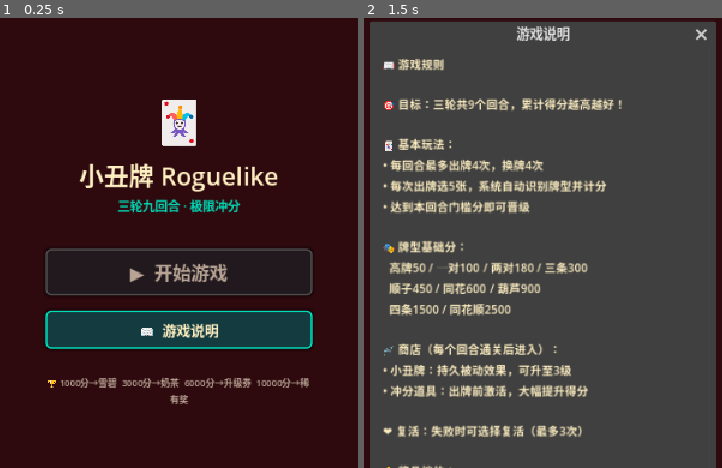
Above: before the commit, frames 1-2 (left to right).
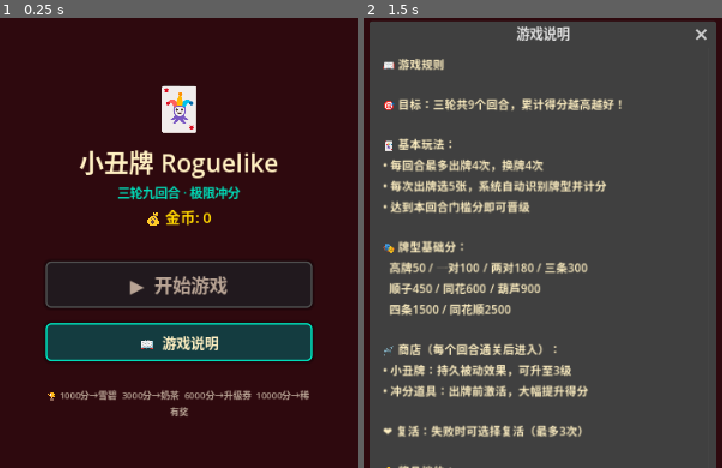
Above: after the commit, the same moments.

Repository: Lwin993/my-poker-roguelike
Game: Godot game, scene res://scenes/Main.tscn
The game is run twice, just before and just after one commit, with the same random seed, the same clock (stepped at 60 frames per second) and the same inputs.
Inputs:
- Up to frame 1 (0.25 s): no input
- Up to frame 2 (1.5 s): click "📖 游戏说明" at 0.5 s; click "📖 游戏说明" at 1.25 s

The runs differ from the first frame. In frame 1, 15% of the frame differs, in the area x 12-88%, y 14-89%; in frame 2, nothing differs.

Commit message:
fix: add gold coins balance label to main menu UI
Added GoldCoinsLabel node in Main.tscn scene and wired it up in MainUI.gd:
- Displays '💰 金币: XX' in gold color below subtitle
- Updates on wallet_balance_loaded signal
- Updates after start_game deducts entry cost
- Refreshes when returning to main menu after game

Diff:
--- a/frontend/scenes/Main.tscn
+++ b/frontend/scenes/Main.tscn
@@ -52,6 +52,13 @@
 horizontal_alignment = 1
 theme_override_font_sizes/font_size = 15
 theme_override_colors/font_color = Color(0.0, 0.86, 0.72, 1)
+
+[node name="GoldCoinsLabel" type="Label" parent="MainMenu/Center/VBox"]
+layout_mode = 2
+text = "💰 金币: --"
+horizontal_alignment = 1
+theme_override_font_sizes/font_size = 18
+theme_override_colors/font_color = Color(1.0, 0.84, 0.0, 1)
 
 [node name="Spacer1" type="Control" parent="MainMenu/Center/VBox"]
 layout_mode = 2
--- a/frontend/scripts/ui/MainUI.gd
+++ b/frontend/scripts/ui/MainUI.gd
@@ -6,6 +6,7 @@
 @onready var shop_node    = $Shop
 @onready var result_screen = $ResultScreen
 @onready var rules_dialog  = $RulesDialog
+@onready var gold_coins_label = $MainMenu/Center/VBox/GoldCoinsLabel
 
 # 子场景脚本引用（动态加载）
 var _game_board_ui = null
@@ -62,6 +63,7 @@
 var _entry_cost: int = 10  # default, updated from game_started response
 
 func _on_wallet_loaded(balance: int):
+	gold_coins_label.text = "💰 金币: %d" % balance
 	_update_start_button()
 
 func _update_start_button():
@@ -102,4 +104,5 @@
 	# ConfigLoader already loaded from GameAPI.start_game callback
 	# Now initialize game state with loaded configs
 	_entry_cost = int(data.get("entry_cost", 10))
+	gold_coins_label.text = "💰 金币: %d" % GameAPI.gold_coins
 	RoundManager.start_new_game()
